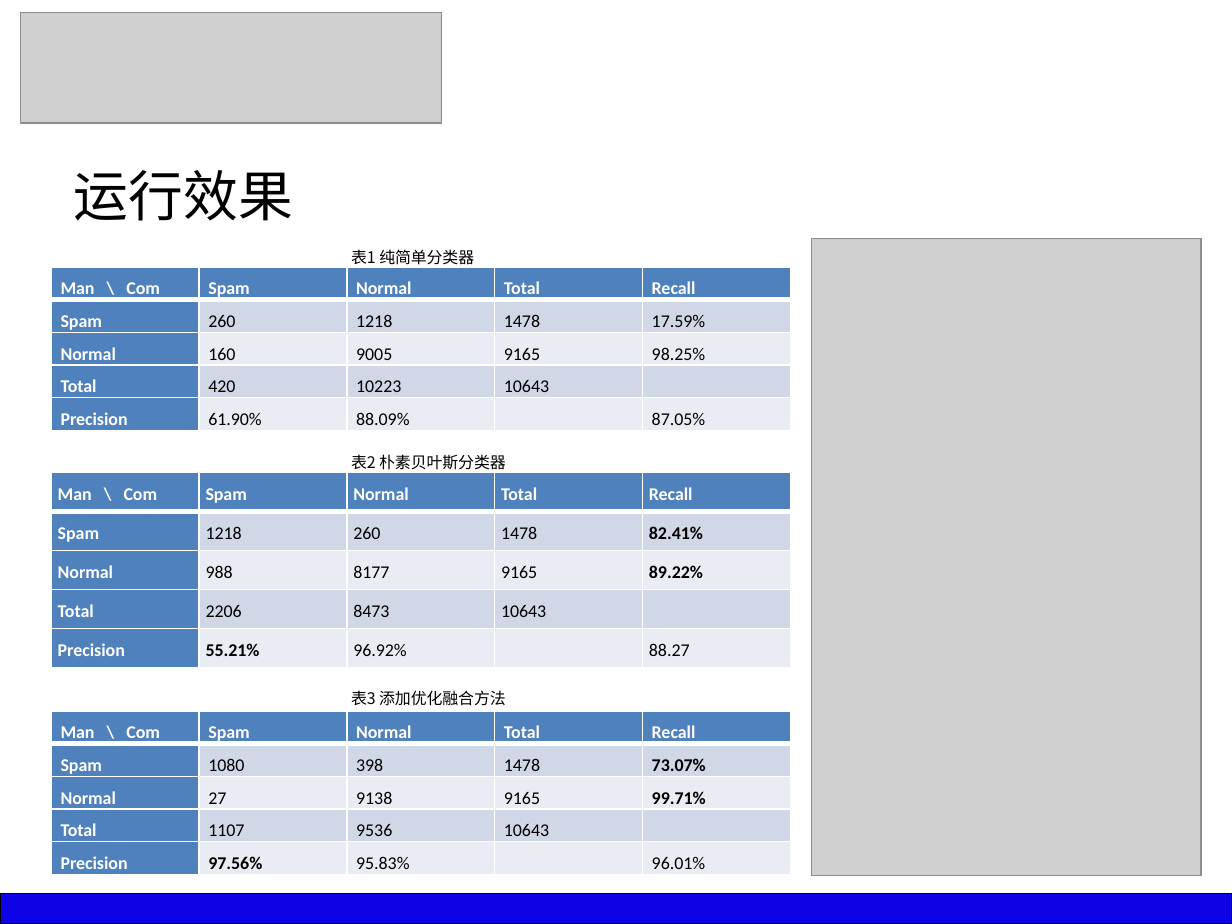
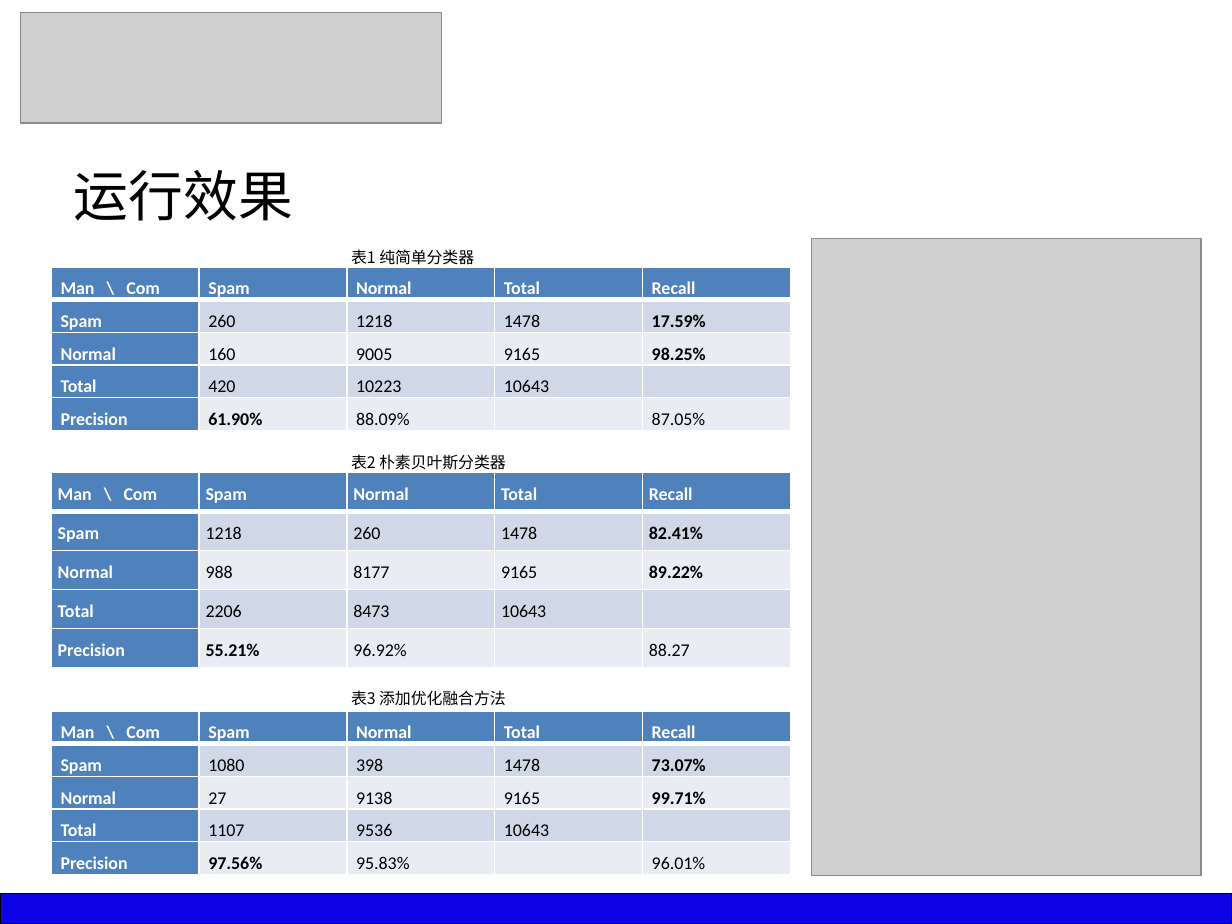
Before and after one commit to silver6wings/WeiboFilter, a slide deck: slide 16 of _Paper/GS11211B8 于俊超 毕业答辩PPT.pptx. Drawn at 1232x924 pixels with LibreOffice and Linux fonts; fonts in the diff are those of the drawing; grey boxes stand for pictures. Boxes give left, top, right and bottom in pixels: in the first picture for what was removed or moved away, otherwise in the second. Text is boxed around its words. In the diff, an @@ line names an element or a change of style, - is before the commit and + after.

```diff
--- a/_Paper/GS11211B8 于俊超 毕业答辩PPT.pptx
+++ b/_Paper/GS11211B8 于俊超 毕业答辩PPT.pptx
@@ table at box(52, 267, 791, 429) @@
@@ bold on in "17.59%", "98.25%", "61.90%" @@
```
Also in this commit, not shown: 13 other slides changed, 2 other files.
